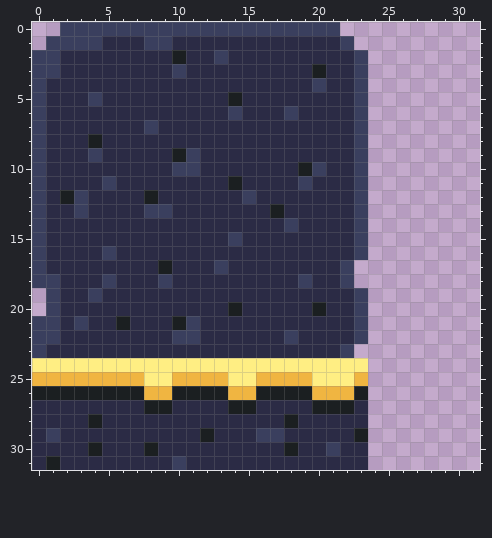
Edited in one commit: pixel-art file (dive/Levels/Tileset1.aseprite). Above: the version before the commit.
32x32 pixels, 1 frame.
After:
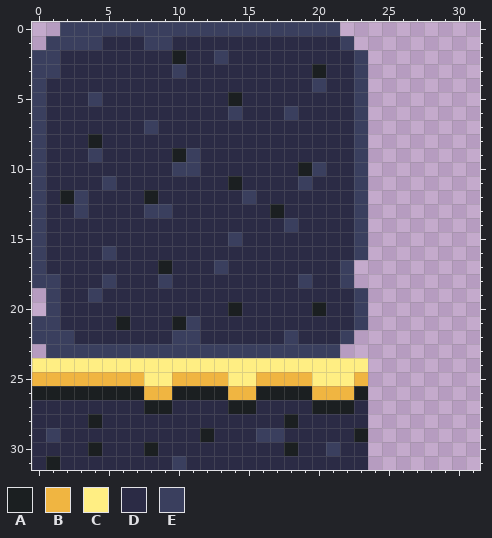
Palette (. is transparent): A #1b1f21  B #f0b541  C #ffee83  D #2b2b45  E #3a3f5e
The edit:
Changed rows in their new state; - is an unchanged pixel.
first column x 0:
21 ---D--------------------
22 --E-------------------E.
23 .EEEEEEEEEEEEEEEEEEEEE.-
Boxes around the changes in both pictures, in picture pixels (x1, y1, x2, y2):
changed: (32, 316, 368, 358)
